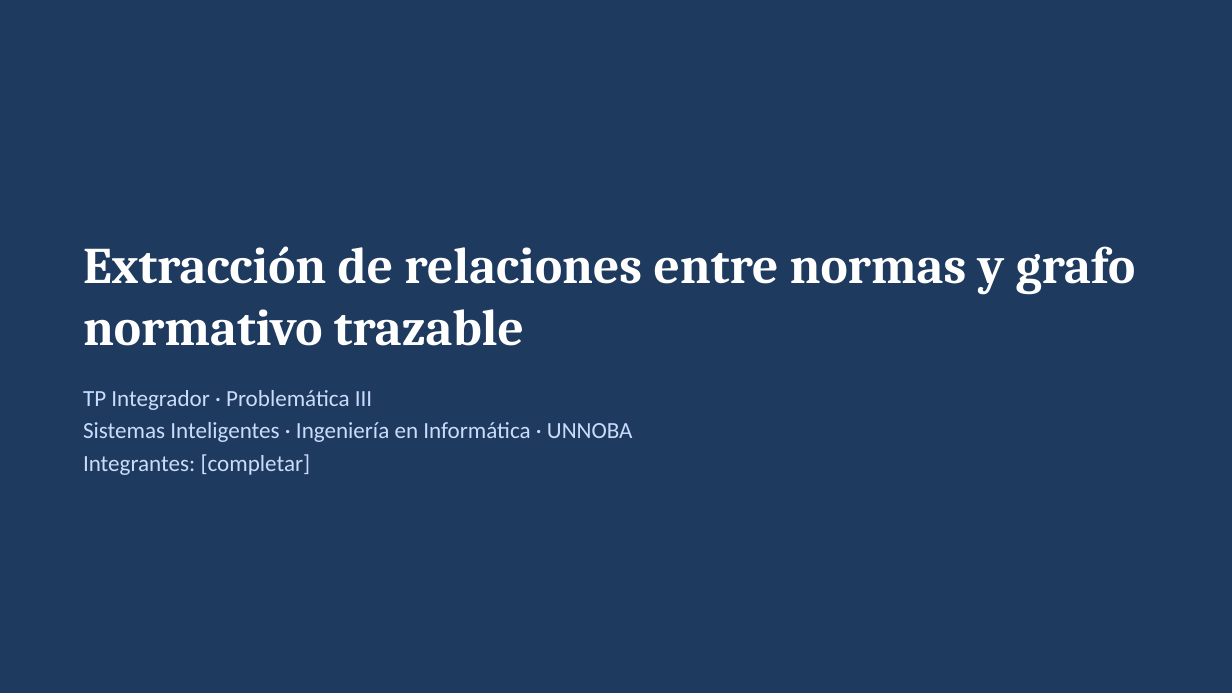
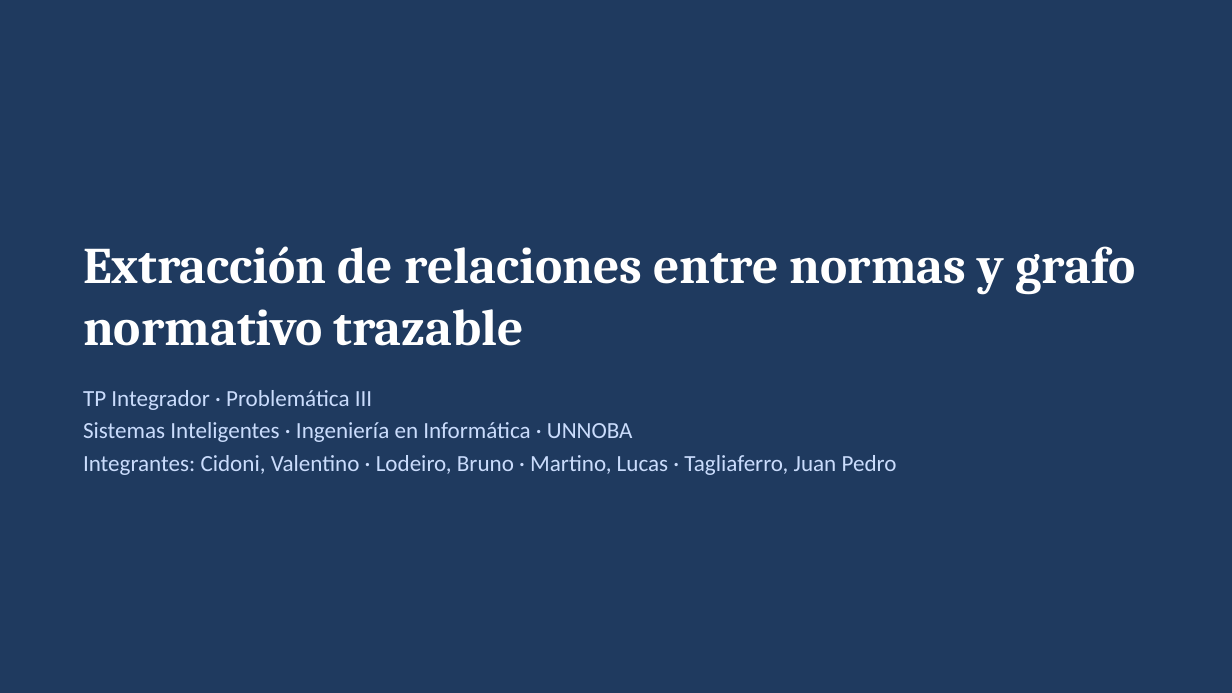
Before and after one commit to JuampiJPT/grafo-legal, a slide deck: slide 1 of docs/presentacion/presentacion_coloquio.pptx. Drawn at 1232x693 pixels with LibreOffice and Linux fonts; fonts in the diff are those of the drawing. Boxes give left, top, right and bottom in pixels: in the first picture for what was removed or moved away, otherwise in the second. Text is boxed around its words. In the diff, an @@ line names an element or a change of style, - is before the commit and + after.

Commit message:
Integrantes en la portada del informe y de la presentación

```diff
--- a/docs/presentacion/presentacion_coloquio.pptx
+++ b/docs/presentacion/presentacion_coloquio.pptx
@@ text at <box>83,455,897,475</box>: text changed @@
-Integrantes: [completar]
+Integrantes: Cidoni, Valentino · Lodeiro, Bruno · Martino, Lucas · Tagliaferro, Juan Pedro
```
Also in this commit, not shown: 6 other files.
